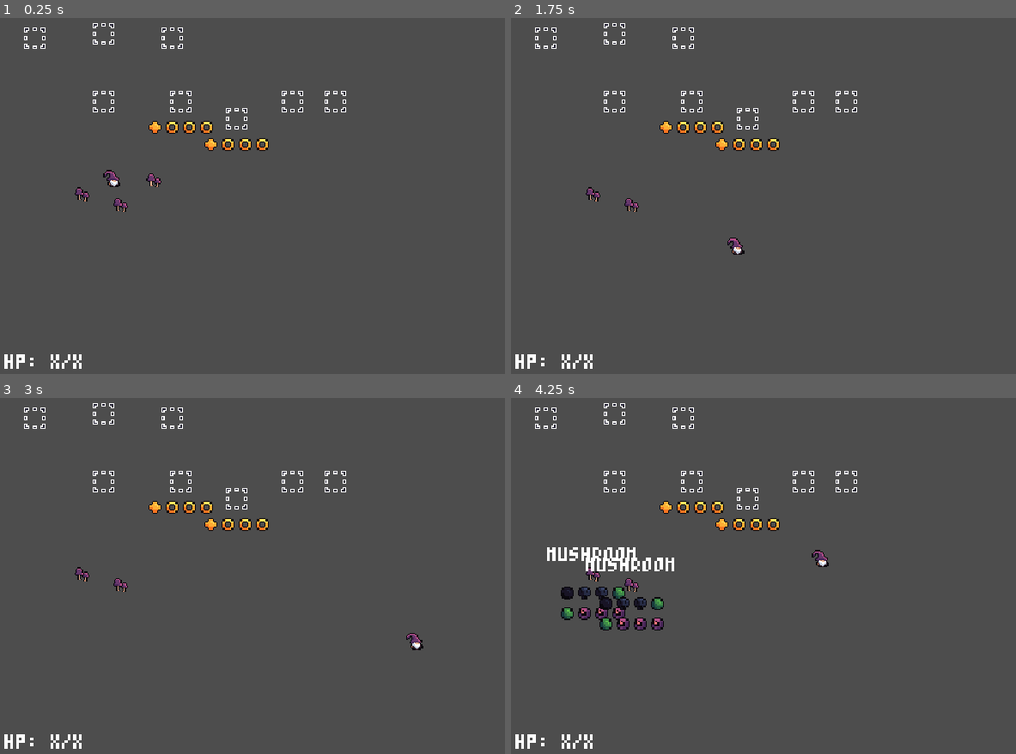
Above: before the commit, frames 1-4 (two rows, left to right).
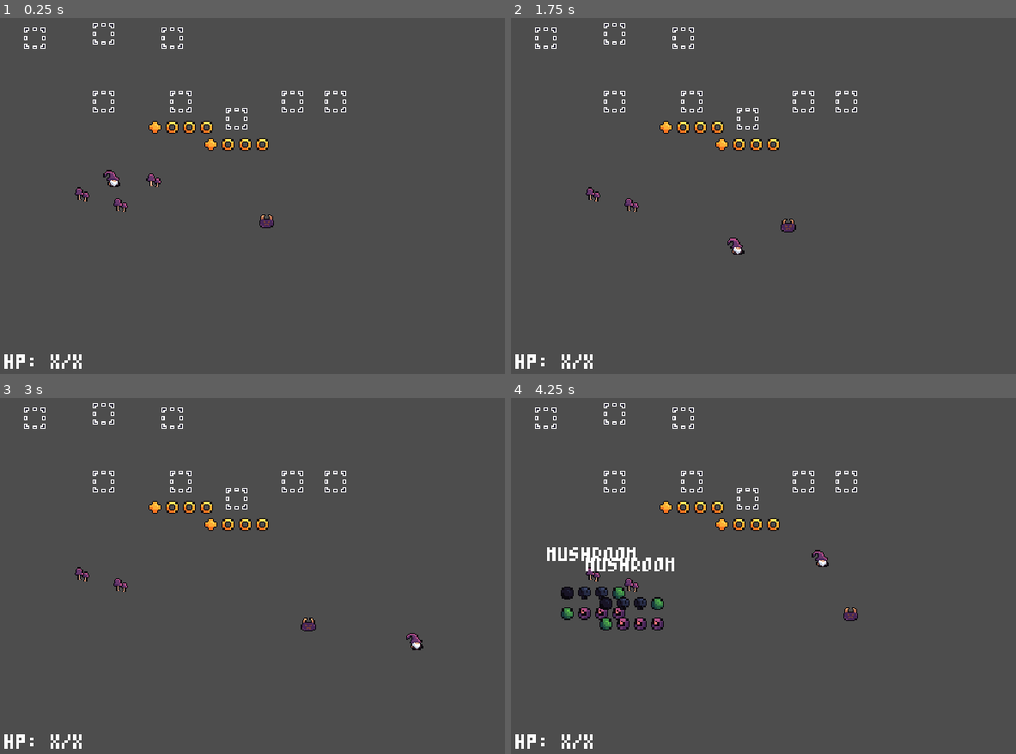
Above: after the commit, the same moments.

Repository: Felix1Stein/godot-alchemist-renew
Game: Godot game, scene res://Scenes/main.tscn
Two runs of this game, one before a commit and one after it. Both use one fixed random seed, a clock stepped at 60 frames per second and the inputs below.
Inputs (mouse positions are in pixels of both pictures, inside the frame that each line leads up to):
- Up to frame 1 (0.25 s): no input
- Up to frame 2 (1.75 s): tap Enter at 0.5 s; move the mouse to (1005, 163) at 0.52 s; hold D (move_right_p1) 0.53-1.28 s; right-click (1005, 163) at 0.6 s; move the mouse to (718, 203) at 1.27 s; hold S (move_down_p1) from 1.28 s (still down); click (718, 203) at 1.35 s
- Up to frame 3 (3 s): move the mouse to (414, 476) at 2.02 s; release S (move_down_p1) at 2.03 s; hold D (move_right_p1) 2.03-2.78 s; tap Shift (dash_p1) at 2.1 s; move the mouse to (308, 640) at 2.77 s; hold W (move_up_p1) from 2.78 s (still down); tap E (interact_p1) at 2.85 s
- Up to frame 4 (4.25 s): move the mouse to (outside the picture) at 3.52 s; release W (move_up_p1) at 3.53 s; hold A (move_left_p1) from 3.53 s (still down); tap K (toggle_tooltips) at 3.6 s

The runs differ from the first frame. In frame 1, less than 0.1% of the frame differs, in the area x 51-55%, y 55-60%; in frame 2, less than 0.1%, in the area x 53-57%, y 56-61%; in frame 3, less than 0.1%; in frame 4, less than 0.1%.

Commit message:
Added enemy targeting and follow-behavior

Diff:
--- a/Prefabs/PotionGenerationPipeline/PotionCreator.tscn
+++ b/Prefabs/PotionGenerationPipeline/PotionCreator.tscn
@@ -117,6 +117,7 @@
 potion_card_container = NodePath("PotionCardContainer")
 
 [node name="PotionCardContainer" type="HFlowContainer" parent="PotionCardManager"]
+texture_filter = 1
 custom_minimum_size = Vector2(96, 96)
 offset_left = 75.0
 offset_top = -75.0
--- a/Scenes/main.tscn
+++ b/Scenes/main.tscn
@@ -9,15 +9,24 @@
 [ext_resource type="PackedScene" uid="uid://bc0aeeb5cj5ei" path="res://Prefabs/PotionGenerationPipeline/Subtractor.tscn" id="5_40o3a"]
 [ext_resource type="FontFile" uid="uid://cutaxq6g3wp0b" path="res://Assets/Fonts/MonoSpaceMicroFont.png" id="6_iq147"]
 [ext_resource type="PackedScene" uid="uid://dru6iisxs5fu1" path="res://Prefabs/PotionGenerationPipeline/PotionCreator.tscn" id="6_k8wag"]
+[ext_resource type="Script" path="res://Scripts/Components/EnemyBehavior.gd" id="7_aslfw"]
+[ext_resource type="Texture2D" uid="uid://bmeaqe0n2f7ks" path="res://Assets/Characters/Devil_Violet.png" id="7_ebt43"]
+[ext_resource type="Script" path="res://Scripts/Components/TargetChecker.gd" id="8_hrs4x"]
 
 [sub_resource type="CircleShape2D" id="CircleShape2D_rqhpy"]
 radius = 12.0
+
+[sub_resource type="CircleShape2D" id="CircleShape2D_1bstd"]
+radius = 1.0
+
+[sub_resource type="CircleShape2D" id="CircleShape2D_n7fop"]
+radius = 7.0
 
 [node name="MainScene" type="Node2D"]
 
 [node name="Entities" type="Node2D" parent="."]
 
-[node name="Player" parent="Entities" instance=ExtResource("1_uw7ri")]
+[node name="Player" parent="Entities" groups=["Player"] instance=ExtResource("1_uw7ri")]
 position = Vector2(104, 176)
 
 [node name="PotionGenerationPipeline" type="Node2D" parent="Entities"]
@@ -28,6 +37,30 @@
 [node name="CollisionShape2D" type="CollisionShape2D" parent="Entities/PotionGenerationPipeline"]
 shape = SubResource("CircleShape2D_rqhpy")
 debug_color = Color(0, 0.65098, 0.168627, 0.419608)
+
+[node name="TinyDevil" type="Node2D" parent="Entities" groups=["Enemy"]]
+position = Vector2(248, 216)
+
+[node name="EnemyBehavior" type="Node" parent="Entities/TinyDevil"]
+script = ExtResource("7_aslfw")
+engage_min_distance = 75.0
+retreat_max_distance = 50.0
+
+[node name="TargetChecker" type="Area2D" parent="Entities/TinyDevil" node_paths=PackedStringArray("influence_box")]
+script = ExtResource("8_hrs4x")
+influence_box = NodePath("InfluenceBox")
+
+[node name="InfluenceBox" type="CollisionShape2D" parent="Entities/TinyDevil/TargetChecker"]
+shape = SubResource("CircleShape2D_1bstd")
+debug_color = Color(0.933333, 0, 0.639216, 0.105882)
+
+[node name="Sprite" type="Sprite2D" parent="Entities/TinyDevil"]
+texture_filter = 1
+texture = ExtResource("7_ebt43")
+offset = Vector2(0, -0.5)
+
+[node name="CollisionBox" type="CollisionShape2D" parent="Entities/TinyDevil"]
+shape = SubResource("CircleShape2D_n7fop")
 
 [node name="Items" type="Node2D" parent="."]
 
@@ -65,3 +98,7 @@
 theme_override_fonts/font = ExtResource("6_iq147")
 text = "HP: X/X"
 vertical_alignment = 2
+
+[connection signal="area_entered" from="Entities/TinyDevil/TargetChecker" to="Entities/TinyDevil/TargetChecker" method="_on_area_entered"]
+[connection signal="area_exited" from="Entities/TinyDevil/TargetChecker" to="Entities/TinyDevil/TargetChecker" method="_on_area_exited"]
+[connection signal="target_changed" from="Entities/TinyDevil/TargetChecker" to="Entities/TinyDevil/EnemyBehavior" method="_on_target_checker_target_changed"]
--- /dev/null
+++ b/Scripts/Components/EnemyBehavior.gd
@@ -0,0 +1,49 @@
+extends Node
+class_name EnemyBehavior
+
+@export var speed : float = 50
+@export var engage_min_distance : float = 500
+@export var retreat_max_distance : float = 100
+
+var target : Node2D = null
+var anchor_position : Vector2
+
+enum STATES {IDLE, TARGETING}
+var state : STATES = STATES.IDLE
+
+
+# Ready
+func _ready():
+	anchor_position = get_parent().position
+
+
+# Physics process
+func _physics_process(delta : float) -> void:
+	if state == STATES.TARGETING:
+		process_targeting_state(delta)
+
+
+# Handles enemy update in targeting state
+func process_targeting_state(delta : float) -> void:
+	var parent : Node2D = get_parent()
+	var target_difference : Vector2 = (target.position - get_parent().position)
+
+	if target_difference.length() >= engage_min_distance:
+		get_parent().position += target_difference.normalized() * speed * delta
+	elif target_difference.length() <= retreat_max_distance:
+		get_parent().position -= target_difference.normalized() * speed * delta
+
+
+# Updates the currently set target and changes the enemy state
+func update_target(new_target : Node2D) -> void:
+	target = new_target
+
+	if new_target == null:
+		state = STATES.IDLE
+	else:
+		state = STATES.TARGETING
+
+
+# On Target Checker Target Changed
+func _on_target_checker_target_changed(new_target : Node2D) -> void:
+	update_target(new_target)
--- /dev/null
+++ b/Scripts/Components/TargetChecker.gd
@@ -0,0 +1,82 @@
+extends Node2D
+class_name TargetChecker
+
+@export var target_group_name : String = "Player"
+@export var influence_radius : float = 100
+@export var current_target : Node2D = null
+
+@export var influence_box : CollisionShape2D
+
+var potential_target_list : Array[Node2D] = []
+
+signal target_changed(new_target : Node2D)
+
+
+# Ready
+func _ready() -> void:
+	var circle_shape : CircleShape2D = CircleShape2D.new()
+	circle_shape.set_radius(influence_radius)
+	influence_box.shape.set_radius(influence_radius)
+
+
+# Returns closest target in actively managed list of targets
+func get_closest_target() -> Node2D:
+	var closest_target : Node2D = null
+	var closest_target_distance : float = INF
+
+	for target in potential_target_list:
+		var target_node : Node2D = target as Node2D
+		var distance : float = (position - target_node.position).length()
+
+		if distance < closest_target_distance:
+			closest_target = target
+			closest_target_distance = distance
+
+	return closest_target
+
+
+# Adds object to list of potential targets
+func add_potential_target(node : Area2D) -> void:
+	var parent : Node2D = node.get_parent()
+
+	if parent.is_in_group(target_group_name) == false:
+		return
+
+	potential_target_list.append(parent)
+	refresh_target()
+
+
+# Removes object from list of potential targets
+func remove_potential_target(node : Area2D) -> void:
+	var parent : Node2D = node.get_parent()
+
+	if parent.is_in_group(target_group_name) == false:
+		return
+
+	var index : int = potential_target_list.find(parent)
+	if index == -1:
+		return
+
+	potential_target_list.remove_at(index)
+	refresh_target()
+
+
+# Updates current target and triggers a signal if the target changed
+func refresh_target() -> void:
+	var new_target : Node2D = get_closest_target()
+
+	if new_target == current_target:
+		return
+
+	current_target = new_target
+	target_changed.emit(new_target)
+
+
+# On area entered
+func _on_area_entered(area : Area2D) -> void:
+	add_potential_target(area)
+
+
+# On area exited
+func _on_area_exited(area : Area2D) -> void:
+	remove_potential_target(area)
Binary file added: Assets/Characters/Devil_Violet.png
Not shown, added: Assets/Characters/Devil_Violet.png.import
Not shown: 1 places in Scenes/main.tscn that only renumber resources
